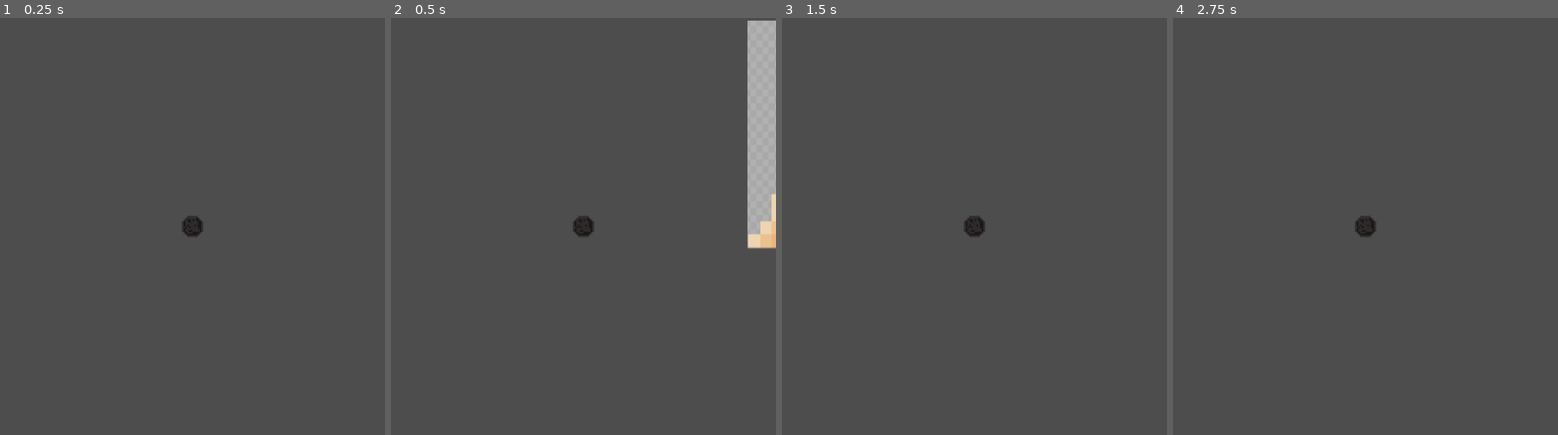
Above: before the commit, frames 1-4 (left to right).
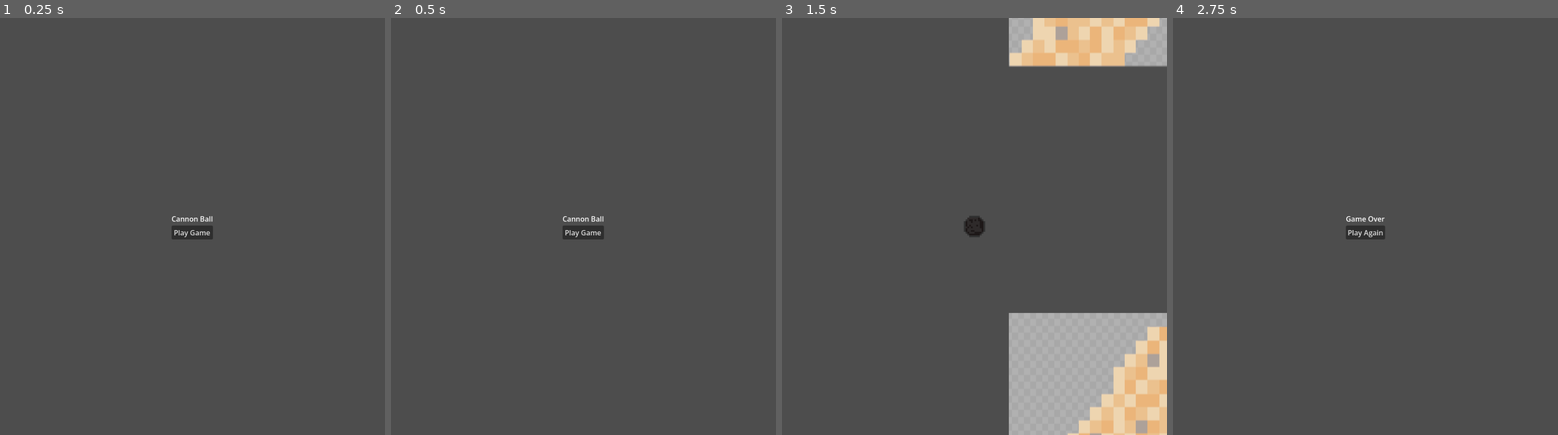
Above: after the commit, the same moments.

Repository: Demofritos/CannonBall
Game: Godot game, scene res://Menu.tscn
Two runs of this game, one before a commit and one after it. Both use one fixed random seed, a clock stepped at 60 frames per second and the inputs below. Before the commit the project starts from res://world.tscn.
Inputs (mouse positions are in pixels of both pictures, inside the frame that each line leads up to):
- Up to frame 1 (0.25 s): no input
- Up to frame 2 (0.5 s): no input
- Up to frame 3 (1.5 s): click (974, 230) at 0.5 s, where only the run after the commit has a clickable "Play Game"; click (974, 230) at 1.25 s, where only the run after the commit has a clickable "Play Again"
- Up to frame 4 (2.75 s): click (1365, 230) at 2 s, where only the run after the commit has a clickable "Play Again"

The runs differ from the first frame. In frame 1, 0.4% of the frame differs, in the area x 44-56%, y 47-54%; in frame 2, 4.5%; in frame 3, 17%, in the area x 58-100%, y 0-100%; in frame 4, 0.4%.

Commit message:
qwertyujhgfdxzaxcvb nX

Diff:
--- /dev/null
+++ b/Menu.tscn
@@ -0,0 +1,33 @@
+[gd_scene format=3 uid="uid://cvkvtb25je5tc"]
+
+[ext_resource type="Script" uid="uid://b6avpqngxc0bg" path="res://menu.gd" id="1_uubjt"]
+
+[node name="Menu" type="Control" unique_id=1537739935]
+layout_mode = 3
+anchors_preset = 15
+anchor_right = 1.0
+anchor_bottom = 1.0
+grow_horizontal = 2
+grow_vertical = 2
+script = ExtResource("1_uubjt")
+
+[node name="CenterContainer" type="CenterContainer" parent="." unique_id=697146380]
+layout_mode = 1
+anchors_preset = 15
+anchor_right = 1.0
+anchor_bottom = 1.0
+grow_horizontal = 2
+grow_vertical = 2
+
+[node name="VBoxContainer" type="VBoxContainer" parent="CenterContainer" unique_id=1851370030]
+layout_mode = 2
+
+[node name="Label" type="Label" parent="CenterContainer/VBoxContainer" unique_id=1322088807]
+layout_mode = 2
+text = "Cannon Ball"
+
+[node name="Play Game" type="Button" parent="CenterContainer/VBoxContainer" unique_id=65587266]
+layout_mode = 2
+text = "Play Game"
+
+[connection signal="button_down" from="CenterContainer/VBoxContainer/Play Game" to="." method="_on_play_game_button_down"]
--- a/ball.gd
+++ b/ball.gd
@@ -1,9 +1,16 @@
 extends CharacterBody2D
 
+@export var spike: PackedScene
 
 const SPEED = 300.0
 const JUMP_VELOCITY = -300
 const GRAVITY = 980
+
+@export var threshold_increment: int = 100
+var current_threshold  : int = 0
+
+func _ready():
+	current_threshold = global_position.x
 
 
 func _physics_process(delta: float) -> void:
@@ -23,3 +30,16 @@
 			if Spikey._is_spikey(c.get_collider()):
 				get_tree().change_scene_to_file("res://game_over.tscn")
 				break
+
+	if position.x > current_threshold:
+		current_threshold += threshold_increment
+		var top = spike.instantiate()
+		var bot = spike.instantiate()
+
+		get_parent().add_child(top)
+		get_parent().add_child(bot)
+
+		var gap = randi_range(228, 388 )
+
+		top.global_position = global_position + Vector2(100, -gap / 2)
+		bot.global_position = global_position + Vector2(100,  gap / 2)
--- a/ball.tscn
+++ b/ball.tscn
@@ -1,6 +1,7 @@
 [gd_scene format=3 uid="uid://neafyrt5gjco"]
 
 [ext_resource type="Script" uid="uid://ulk76r85flaw" path="res://ball.gd" id="1_41u45"]
+[ext_resource type="PackedScene" uid="uid://cbb6u8lu02dql" path="res://static_body_2d.tscn" id="2_hgol0"]
 [ext_resource type="Texture2D" uid="uid://2iyduajlwna8" path="res://asdfghjkl.png" id="2_ktgx5"]
 
 [sub_resource type="SpriteFrames" id="SpriteFrames_hgol0"]
@@ -19,6 +20,7 @@
 
 [node name="Ball" type="CharacterBody2D" unique_id=1255316206]
 script = ExtResource("1_41u45")
+spike = ExtResource("2_hgol0")
 
 [node name="AnimatedSprite2D" type="AnimatedSprite2D" parent="." unique_id=2058262110]
 sprite_frames = SubResource("SpriteFrames_hgol0")
--- /dev/null
+++ b/game_over.gd
@@ -0,0 +1,5 @@
+extends Control
+
+
+func _on_play_again_button_down() -> void:
+	get_tree().change_scene_to_file("res://world.tscn")
--- a/game_over.tscn
+++ b/game_over.tscn
@@ -1,4 +1,6 @@
 [gd_scene format=3 uid="uid://00l5jc7ri33a"]
+
+[ext_resource type="Script" uid="uid://b6i5cx8fhyhx7" path="res://game_over.gd" id="1_y26ei"]
 
 [node name="Control" type="Control" unique_id=1307524116]
 layout_mode = 3
@@ -7,6 +9,7 @@
 anchor_bottom = 1.0
 grow_horizontal = 2
 grow_vertical = 2
+script = ExtResource("1_y26ei")
 
 [node name="CenterContainer" type="CenterContainer" parent="." unique_id=2134813030]
 layout_mode = 1
@@ -16,6 +19,15 @@
 grow_horizontal = 2
 grow_vertical = 2
 
-[node name="Label" type="Label" parent="CenterContainer" unique_id=1511602834]
+[node name="VBoxContainer" type="VBoxContainer" parent="CenterContainer" unique_id=1063409802]
+layout_mode = 2
+
+[node name="Label" type="Label" parent="CenterContainer/VBoxContainer" unique_id=1511602834]
 layout_mode = 2
 text = "Game Over"
+
+[node name="Play Again" type="Button" parent="CenterContainer/VBoxContainer" unique_id=117964254]
+layout_mode = 2
+text = "Play Again"
+
+[connection signal="button_down" from="CenterContainer/VBoxContainer/Play Again" to="." method="_on_play_again_button_down"]
--- /dev/null
+++ b/menu.gd
@@ -0,0 +1,5 @@
+extends Control
+
+
+func _on_play_game_button_down() -> void:
+	get_tree().change_scene_to_file("res://world.tscn")
--- a/project.godot
+++ b/project.godot
@@ -15,7 +15,7 @@
 [application]
 
 config/name="New Game Project"
-run/main_scene="uid://ckavqb25bdaul"
+run/main_scene="uid://cvkvtb25je5tc"
 config/features=PackedStringArray("4.6", "Forward Plus")
 config/icon="res://icon.svg"
 
--- a/world.tscn
+++ b/world.tscn
@@ -9,11 +9,6 @@
 [node name="Ball" parent="." unique_id=1255316206 instance=ExtResource("2_fj7yv")]
 position = Vector2(452, -1)
 
-[node name="StaticBody2D" parent="." unique_id=813673423 instance=ExtResource("2_tlwt5")]
-position = Vector2(906, -40)
-
-[node name="StaticBody2D2" parent="." unique_id=589717040 instance=ExtResource("2_tlwt5")]
-position = Vector2(658, 74)
-
-[node name="StaticBody2D3" parent="." unique_id=1711800153 instance=ExtResource("2_tlwt5")]
-position = Vector2(667, -156)
+[node name="StaticBody2D4" parent="." unique_id=356520613 instance=ExtResource("2_tlwt5")]
+position = Vector2(6267, 203)
+scale = Vector2(100, 1)
Not shown, added: game_over.gd.uid
